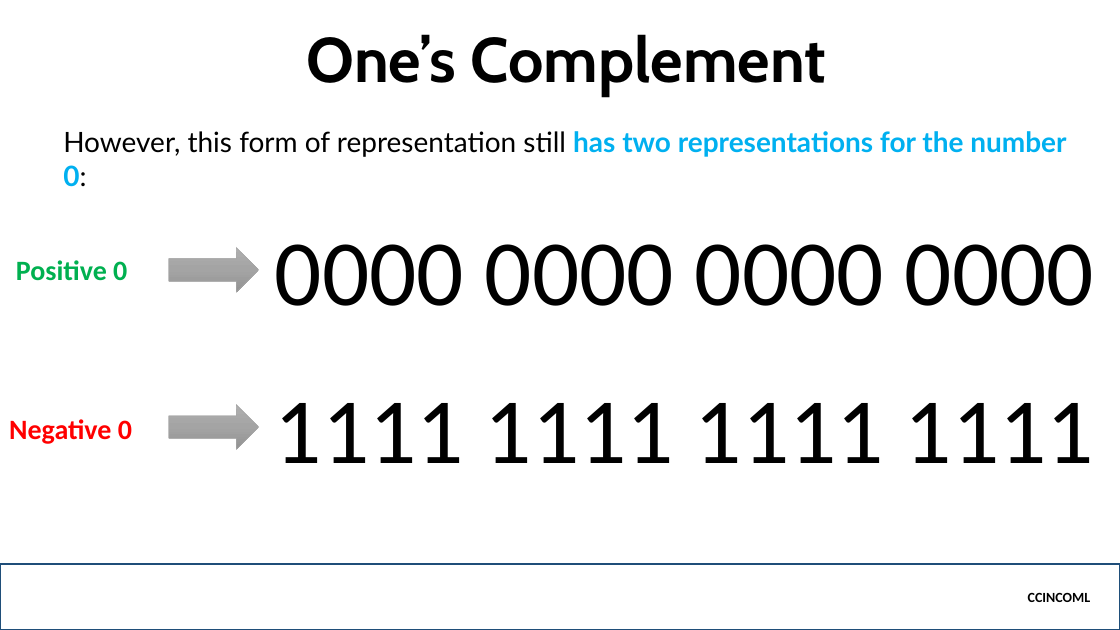
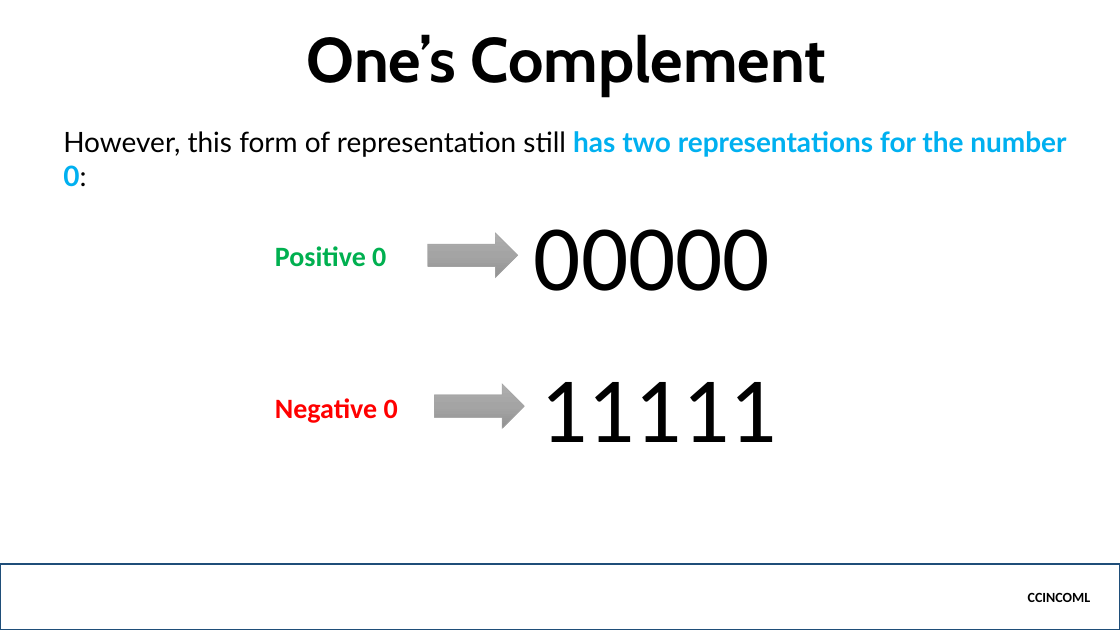
Before and after one commit to jamenggay/CCINCOML, a slide deck: slide 10 of Part 4 - Number System/Binary Representations.pptx. Drawn at 1120x630 pixels with LibreOffice and Linux fonts; fonts in the diff are those of the drawing; background and template pictures are left out. Boxes give left, top, right and bottom in pixels: in the first picture for what was removed or moved away, otherwise in the second. Text is boxed around its words. In the diff, an @@ line names an element or a change of style, - is before the commit and + after.

```diff
--- a/Part 4 - Number System/Binary Representations.pptx
+++ b/Part 4 - Number System/Binary Representations.pptx
@@ text "Positive 0": place and size @@
-text "Positive 0" at (16,260,127,281)
+text "Positive 0" at (275,246,386,267)
@@ right arrow: place and size @@
-right arrow at (169,248,259,292)
+right arrow at (428,233,518,277)
@@ text at (534,229,770,291): text changed @@
-0000 0000 0000 0000
+00000
@@ text "Negative 0": place and size @@
-text "Negative 0" at (9,419,132,444)
+text "Negative 0" at (275,398,398,423)
@@ right arrow: place and size @@
-right arrow at (169,405,259,450)
+right arrow at (434,384,524,429)
@@ text at (541,382,777,442): text changed @@
-1111 1111 1111 1111
+11111
```
Also in this commit, not shown: 5 other slides changed, 3 slides added, 2 other files.
